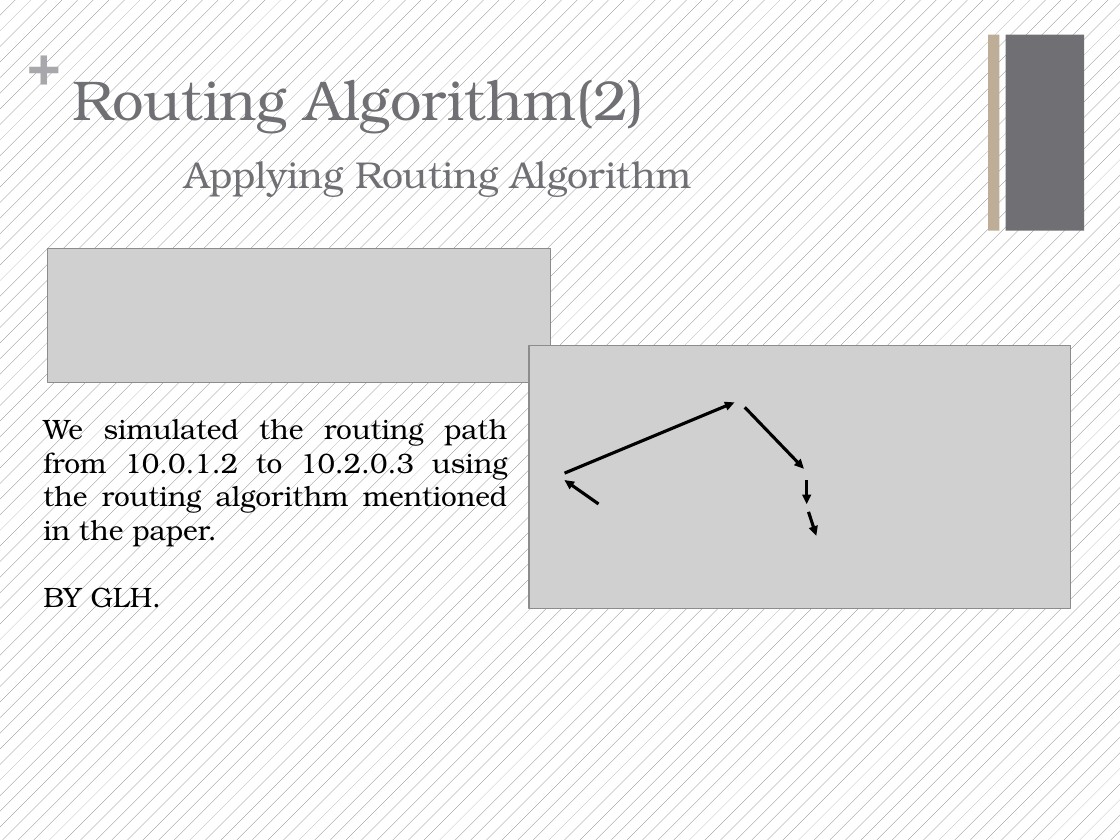
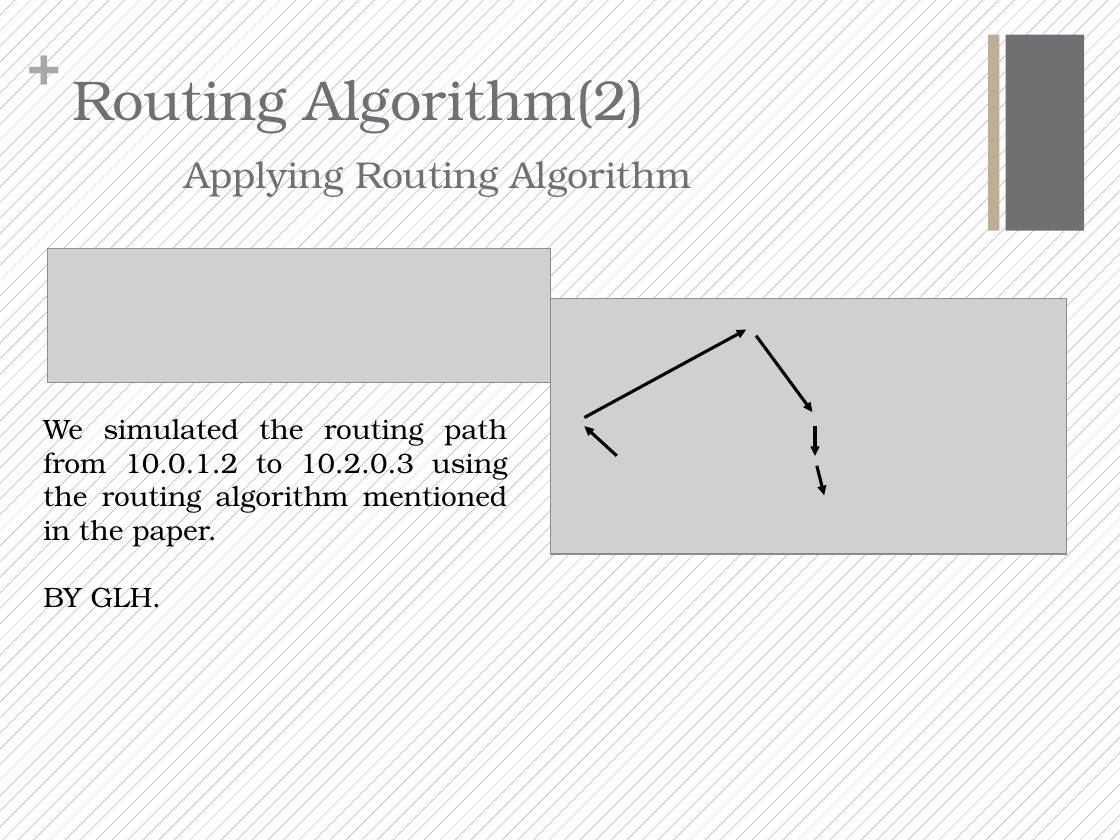
Before and after one commit to Fu-Yilei/Scalable-data-center-simulation, a slide deck: slide 6 of Presentation/presentation.pptx. Drawn at 1120x840 pixels with LibreOffice and Linux fonts; fonts in the diff are those of the drawing; grey boxes stand for pictures. Boxes give left, top, right and bottom in pixels: in the first picture for what was removed or moved away, otherwise in the second. Text is boxed around its words. In the diff, an @@ line names an element or a change of style, - is before the commit and + after.

```diff
--- a/Presentation/presentation.pptx
+++ b/Presentation/presentation.pptx
@@ picture: place and size @@
-picture at box(529, 345, 1071, 608)
+picture at box(551, 298, 1067, 553)
@@ arrow moved from (564, 473) - (735, 402) to (585, 418) - (746, 329) @@
@@ arrow moved from (745, 408) - (804, 468) to (756, 336) - (812, 412) @@
@@ arrow moved from (598, 504) - (564, 480) to (617, 456) - (585, 427) @@
@@ arrow moved from (806, 480) - (806, 504) to (815, 427) - (815, 456) @@
@@ arrow moved from (809, 512) - (816, 535) to (816, 466) - (824, 495) @@
```
Also in this commit, not shown: 2 slides added, 1 slide removed, 5 other files.
